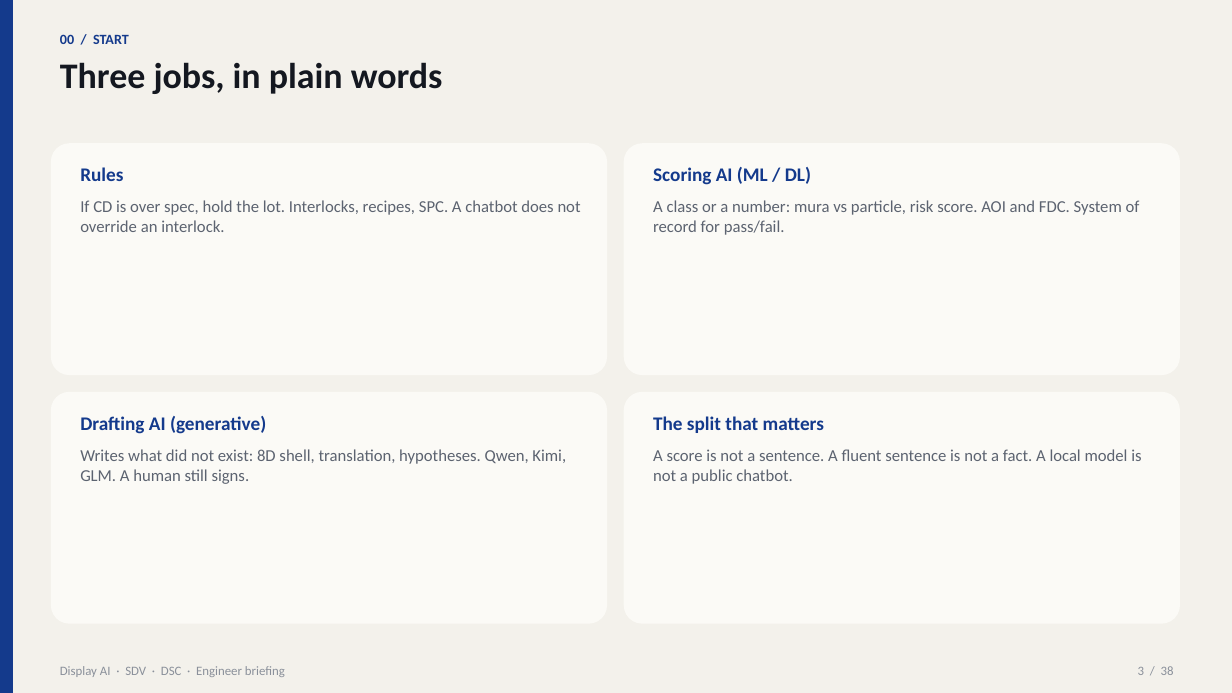
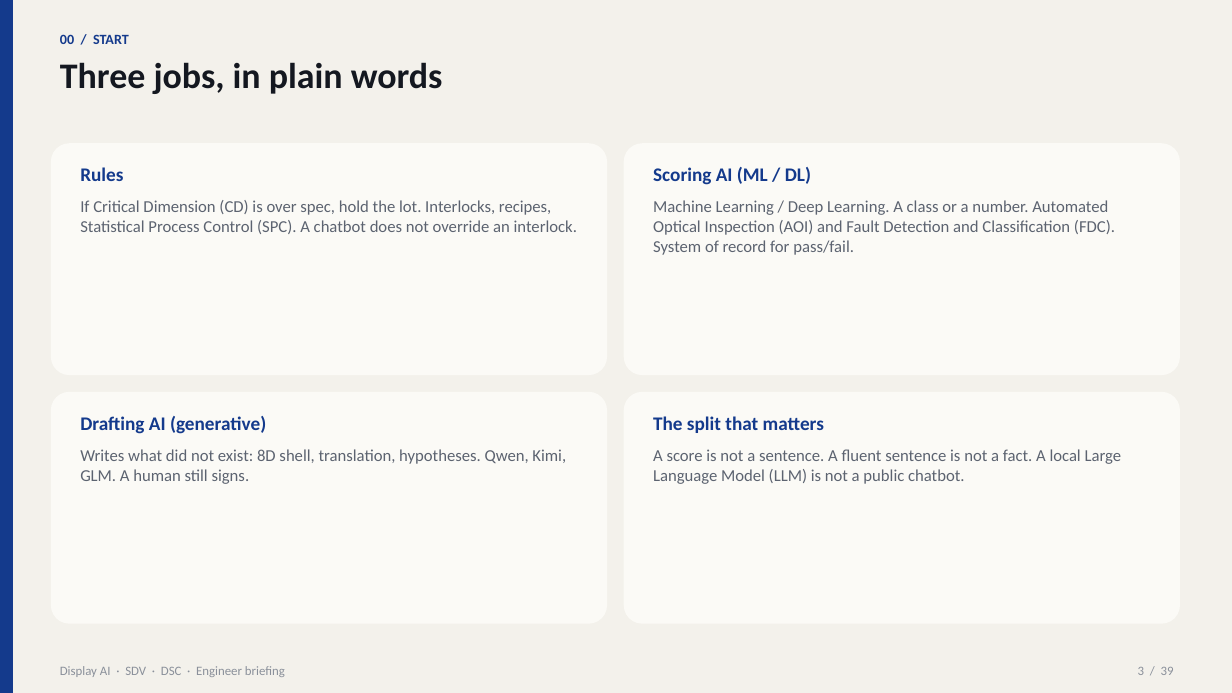
Before and after one commit to beyondlatent/welcome, a slide deck: slide 3 of Display-AI-Briefing-SDV-DSC.pptx. Drawn at 1232x693 pixels with LibreOffice and Linux fonts; fonts in the diff are those of the drawing. Boxes give left, top, right and bottom in pixels: in the first picture for what was removed or moved away, otherwise in the second. Text is boxed around its words. In the diff, an @@ line names an element or a change of style, - is before the commit and + after.

```diff
--- a/Display-AI-Briefing-SDV-DSC.pptx
+++ b/Display-AI-Briefing-SDV-DSC.pptx
@@ text at <box>80,200,577,234</box>: text changed @@
-If CD is over spec, hold the lot. Interlocks, recipes, SPC. A chatbot does not override an interlock.
+If Critical Dimension (CD) is over spec, hold the lot. Interlocks, recipes, Statistical Process Control (SPC). A chatbot does not override an interlock.
@@ text at <box>653,200,1115,255</box>: text changed @@
-A class or a number: mura vs particle, risk score. AOI and FDC. System of record for pass/fail.
+Machine Learning / Deep Learning. A class or a number. Automated Optical Inspection (AOI) and Fault Detection and Classification (FDC). System of record for pass/fail.
@@ text at <box>653,449,1122,484</box>: text changed @@
-A score is not a sentence. A fluent sentence is not a fact. A local model is not a public chatbot.
+A score is not a sentence. A fluent sentence is not a fact. A local Large Language Model (LLM) is not a public chatbot.
@@ text at <box>1138,667,1174,675</box>: text changed @@
-3 / 38
+3 / 39
```
Also in this commit, not shown: 35 other slides changed, 2 slides added, 1 slide removed, 2 other files.
